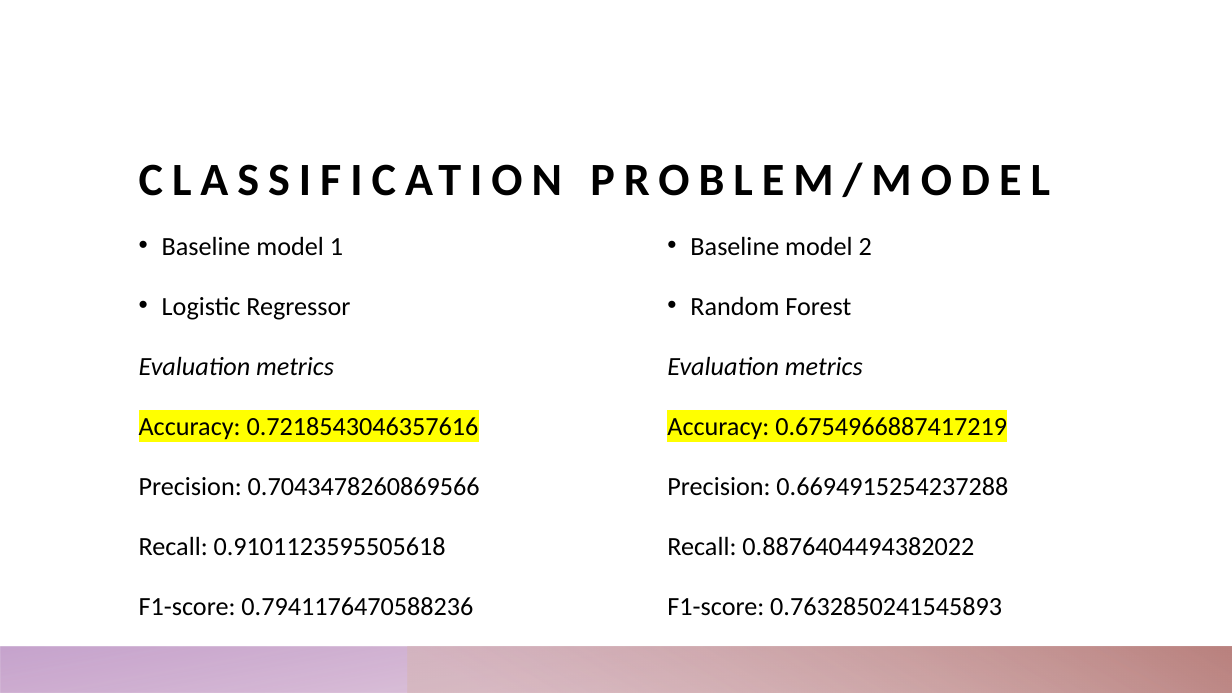
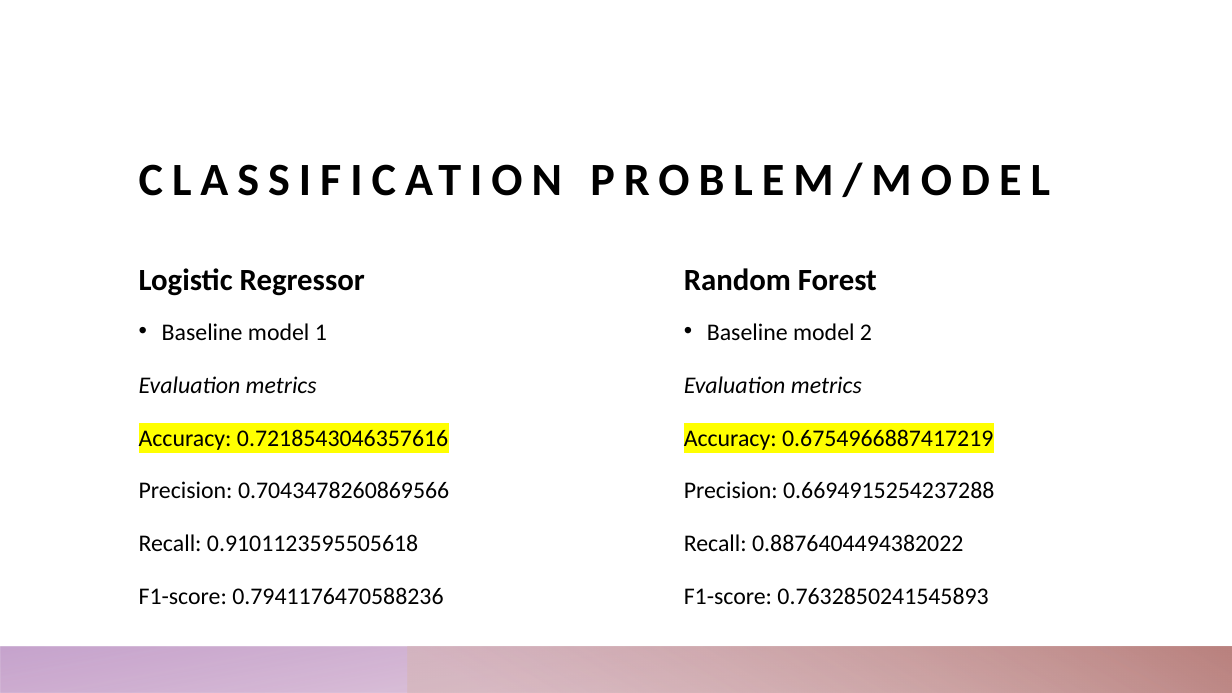
Before and after one commit to rafaelaqfc/Loan-Prediction-Project, a slide deck: slide 10 of Presentation.pptx. Drawn at 1232x693 pixels with LibreOffice and Linux fonts; fonts in the diff are those of the drawing. Boxes give left, top, right and bottom in pixels: in the first picture for what was removed or moved away, otherwise in the second. Text is boxed around its words. In the diff, an @@ line names an element or a change of style, - is before the commit and + after.

Commit message:
Add presentation with the comparison table of the models updated;

```diff
--- a/Presentation.pptx
+++ b/Presentation.pptx
@@ text added at [139,268,365,296], 24 pt, text #000000, bold @@
+Logistic Regressor
@@ text added at [684,268,877,291], 24 pt, text #000000, bold @@
+Random Forest
@@ text at [162,297,350,320]: paragraph removed @@
-• Logistic Regressor
@@ text at [690,296,851,316]: paragraph removed @@
-• Random Forest
@@ text "Baseline model 1": place and size @@
-text "Baseline model 1" at [139,236,480,616]
+text "Baseline model 1" at [139,323,449,604]
@@ text "Baseline model 1" at [139,323,449,604]: size 20.4 to 18.6 pt; line spacing 1.5 to 1.4 @@
@@ text "Baseline model 2" at [684,323,994,604]: size 20.4 to 18.6 pt; line spacing 1.5 to 1.4 @@
@@ text "Baseline model 2": place and size @@
-text "Baseline model 2" at [667,236,1008,616]
+text "Baseline model 2" at [684,323,994,604]
```
Also in this commit, not shown: 1 slide added.
